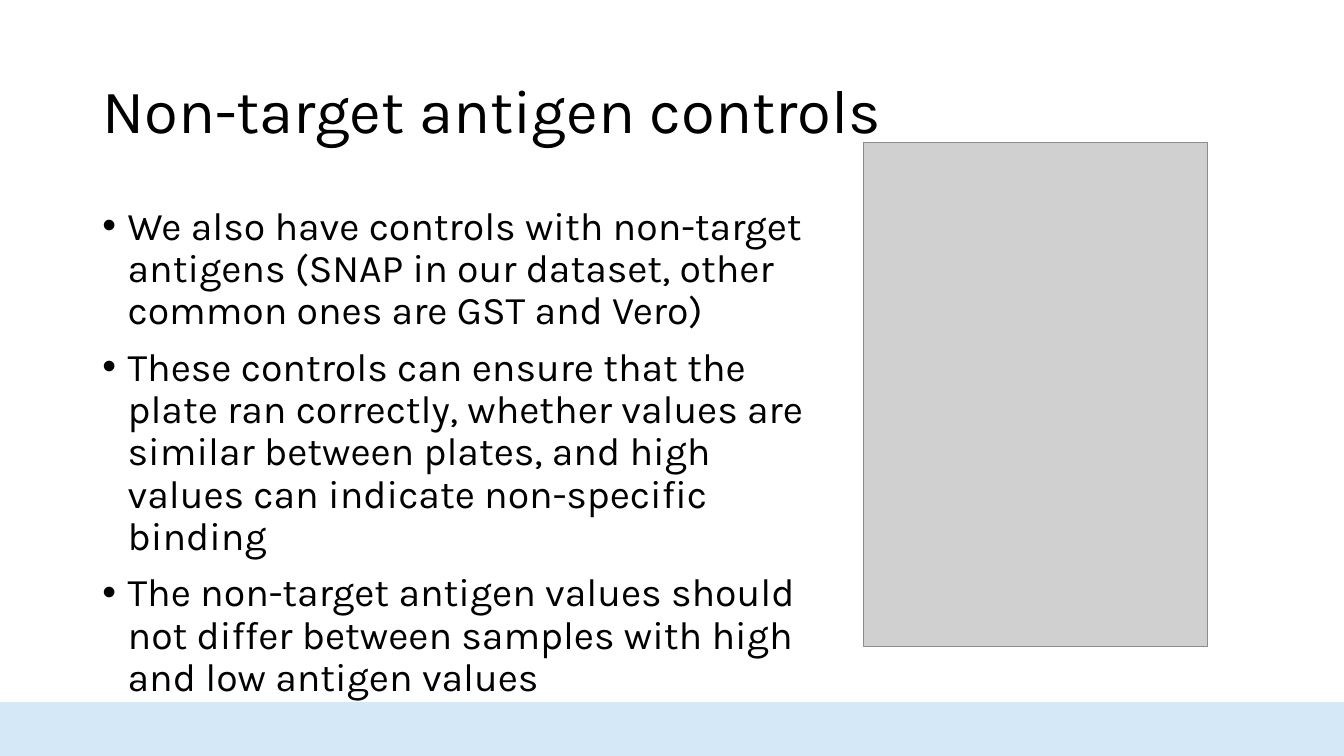
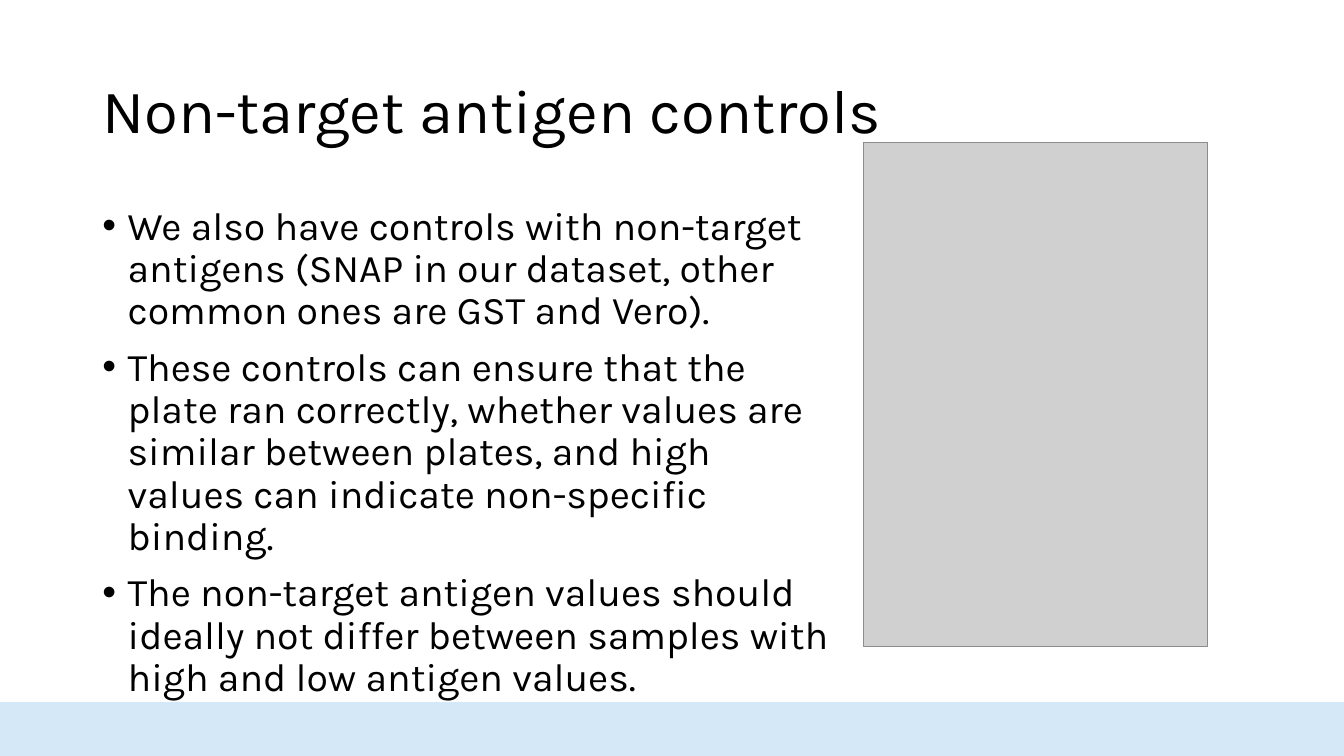
Before and after one commit to HopkinsIDD/seroanalytics_workshop, a slide deck: slide 22 of Lecture 3/Lecture 3 draft v2.pptx (slide 21 before the commit). Drawn at 1344x756 pixels with LibreOffice and Linux fonts; fonts in the diff are those of the drawing; grey boxes stand for pictures; background and template pictures are left out. Boxes give left, top, right and bottom in pixels: in the first picture for what was removed or moved away, otherwise in the second. Text is boxed around its words. In the diff, an @@ line names an element or a change of style, - is before the commit and + after.

```diff
--- a/Lecture 3/Lecture 3 draft v2.pptx
+++ b/Lecture 3/Lecture 3 draft v2.pptx
@@ text at <box>128,213,828,701</box>: text changed @@
-• We also have controls with non-target antigens (SNAP in our dataset, other common ones are GST and Vero)
-• These controls can ensure that the plate ran correctly, whether values are similar between plates, and high values can indicate non-specific binding
-• The non-target antigen values should not differ between samples with high and low antigen values
+• We also have controls with non-target antigens (SNAP in our dataset, other common ones are GST and Vero).
+• These controls can ensure that the plate ran correctly, whether values are similar between plates, and high values can indicate non-specific binding.
+• The non-target antigen values should ideally not differ between samples with high and low antigen values.
```
Also in this commit, not shown: 22 other slides changed, 1 slide added, 1 other file.
